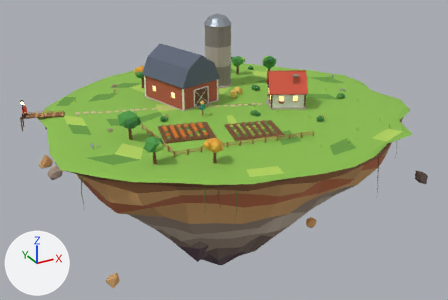
What one commit did to the glTF model game/assets/models/island_farm.glb.
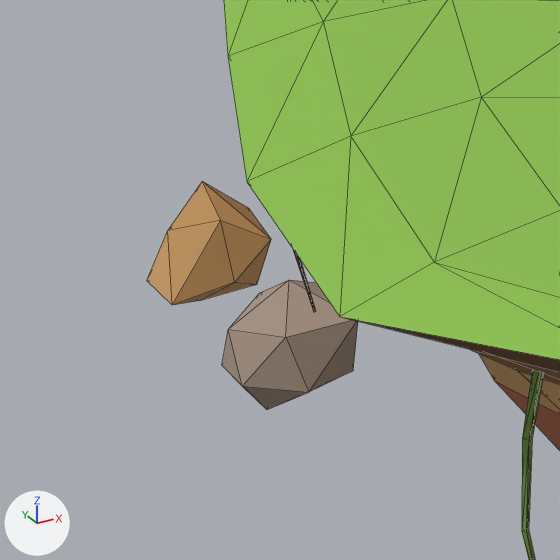
The first picture shows the older version from a camera (50 mm lens) standing at (-55.8, -103.4, 42.1) and looking at (1.2, 0.1, -9.7). The close-ups show the older and then the newer version on the part from 5% to 19% of the width and 45% to 66% of the height of that picture. Only the edits that show in the close-ups are written down. Lighting does not change. The marker at lower left points along +X, +Y and +Z. The close-ups show mesh edges as thin lines. Objects named as collision shapes, trigger or cutter boxes, shadow casters or lower levels of detail are left out. Vertices at exactly the same position are counted once.

In view in the first close-up: 'Debris', 'Island-col', 'Roots'.
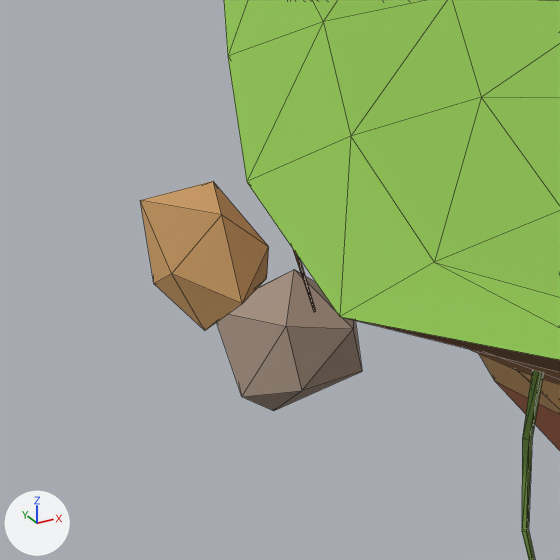
The change, as a diff of the scene's bpy script:
```diff
--- a/game/assets/models/island_farm.glb.py
+++ b/game/assets/models/island_farm.glb.py
@@ me_debris @@
 # used by ob_debris; location = (0.0, 0.0, 0.0)
-me_debris.from_pydata(...)  # 60 vertices, 100 faces; spans x -35.1..35.5, y -31.8..27.0, z -20.4..-9.4
+me_debris.from_pydata(...)  # 60 vertices, 100 faces; spans x -34.7..35.4, y -31.6..27.3, z -20.6..-9.6
+# me_debris part 1: 12 of 60 vertices moved; they spanned x -33.4..-30.8, y 14.0..15.8, z -12.4..-9.4 and now span x -33.4..-30.9, y 13.6..16.0, z -13.0..-9.6; mean shift (0.0, 0.0, 0.0); largest move (-33.0, 14.8, -10.3) -> (-33.4, 15.4, -9.8)
+# me_debris part 2: 12 of 60 vertices moved; they spanned x -29.8..-26.7, y 23.7..27.0, z -20.4..-17.0 and now span x -30.0..-26.4, y 23.6..27.3, z -20.6..-16.7; mean shift (0.0, 0.0, 0.0); largest move (-29.8, 26.3, -19.4) -> (-29.4, 26.8, -19.4)
+# other edits to the shape of me_debris do not show in these pictures
 me_debris.materials.append(mat_sandstone)
```

Location of each change, (x1, y1, x2, y2) in pixels of the close-ups (560 x 560 px; the box of a moved part takes in the faces that stretch with it):
'Debris', reshaped
    before: (147, 182, 358, 410)
    after: (140, 181, 362, 411)
part 1 of me_debris, moved or reshaped
    before: (147, 182, 271, 305)
    after: (140, 181, 269, 330)
part 2 of me_debris, moved or reshaped
    before: (222, 280, 358, 410)
    after: (216, 270, 362, 411)
